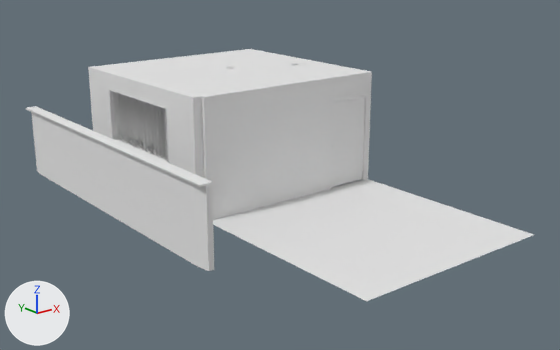
A saved change to the OBJ model Models/room.obj.
Before and after are seen from a 50 mm camera at (-45.4, -64.9, 24.6) aimed at (-2.3, -11.0, 3.0). Every picture has the same lights, and +X, +Y and +Z are marked at lower left. The first picture is the older version. Where no turn or scale is listed for an object, it has been applied to the vertices. Vertices at exactly the same position are counted once.

The first picture shows 'Cube.003', 'blinders', 'door', 'floor.001', 'floor.002', 'walls', 'walls.003', 'window-frame' and 2 more.
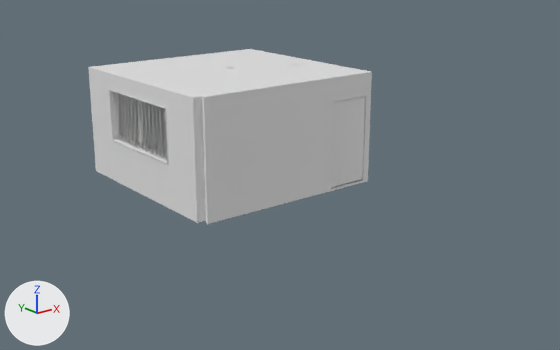
Diff of the bpy script that builds the scene:
```diff
--- a/Models/room.obj.py
+++ b/Models/room.obj.py
@@ me_walls_003 @@
 # used by ob_walls_003; location = (0.0, 0.0, 0.0)
-me_walls_003.from_pydata(...)  # 16 vertices, 16 faces; spans x -10.0..10.0, y -10.4..-10.0, z -0.2..11.3
-me_walls_003.materials.append(mat_walls)  # white #e7e7e7
+me_walls_003.from_pydata(...)  # 16 vertices, 32 faces; spans x -10.0..10.0, y -10.4..-10.0, z -0.2..11.3
+# me_walls_003 part 1
+# 16 faces are deleted
+# 32 new faces join them
@@ me_window_frame @@
 # used by ob_window_frame; location = (0.0, 0.0, 0.0)
-me_window_frame.from_pydata(...)  # 121 vertices, 113 faces; spans x -10.94..-10.55, y -5.47..5.43, z 4.37..9.59
-me_window_frame.materials.append(mat_material_006)  # white #e7e7e7
+me_window_frame.from_pydata(...)  # 121 vertices, 233 faces; spans x -10.94..-10.55, y -5.47..5.43, z 4.37..9.59
+# me_window_frame part 2
+# 109 faces are deleted
+# 229 new faces join them
@@ ob_cube_003 @@
-ob_cube_003 = bpy.data.objects.new('Cube.003', me_cube_003)
-ob_cube_003.location = (0.0, 0.0, 0.0)
@@ ob_floor_002 @@
-ob_floor_002 = bpy.data.objects.new('floor.002', me_floor_002)
-ob_floor_002.location = (0.0, 0.0, 0.0)
```

Boxes (x1, y1, x2, y2) around the edits, measured in the pictures (560 x 350 px):
'floor.002', deleted: before (213, 179, 534, 301)
'Cube.003', deleted: before (26, 106, 215, 271)
part 1 of me_walls_003, cut back: before (204, 71, 372, 220); after (204, 71, 372, 224)
part 2 of me_window_frame, cut back: before (110, 99, 169, 163); after (110, 99, 169, 164)
